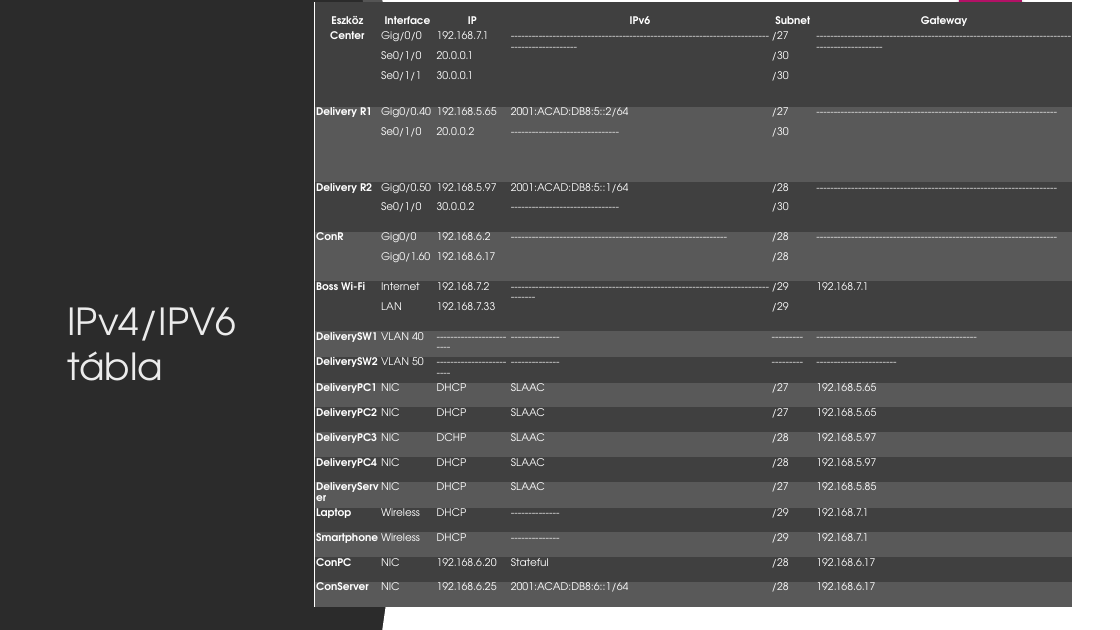
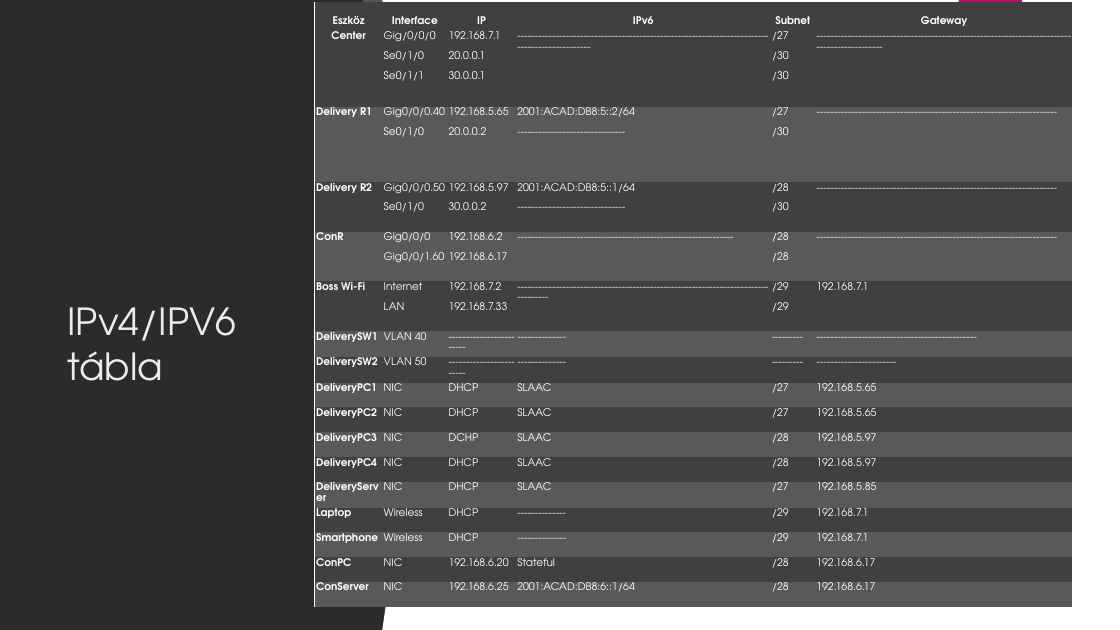
Before and after one commit to LajkaK2006/BorsodNet, a slide deck: slide 4 of Tacos KFT.pptx. Drawn at 1120x630 pixels with LibreOffice and Linux fonts; fonts in the diff are those of the drawing; background and template pictures are left out; a plain dark background stands for a picture behind light text. Boxes give left, top, right and bottom in pixels: in the first picture for what was removed or moved away, otherwise in the second. Text is boxed around its words. In the diff, an @@ line names an element or a change of style, - is before the commit and + after.

```diff
--- a/Tacos KFT.pptx
+++ b/Tacos KFT.pptx
@@ table at (x1=314, y1=2, x2=1072, y2=626) @@
-row 2, column 2: Gig/0/0 / Se0/1/0 / Se0/1/1
+row 2, column 2: Gig/0/0/0 / Se0/1/0 / Se0/1/1
-row 3, column 2: Gig0/0.40 / Se0/1/0
+row 3, column 2: Gig0/0/0.40 / Se0/1/0
-row 4, column 2: Gig0/0.50 / Se0/1/0
+row 4, column 2: Gig0/0/0.50 / Se0/1/0
-row 5, column 2: Gig0/0 / Gig0/1.60
+row 5, column 2: Gig0/0/0 / Gig0/0/1.60
```
Also in this commit, not shown: 5 other slides changed.
